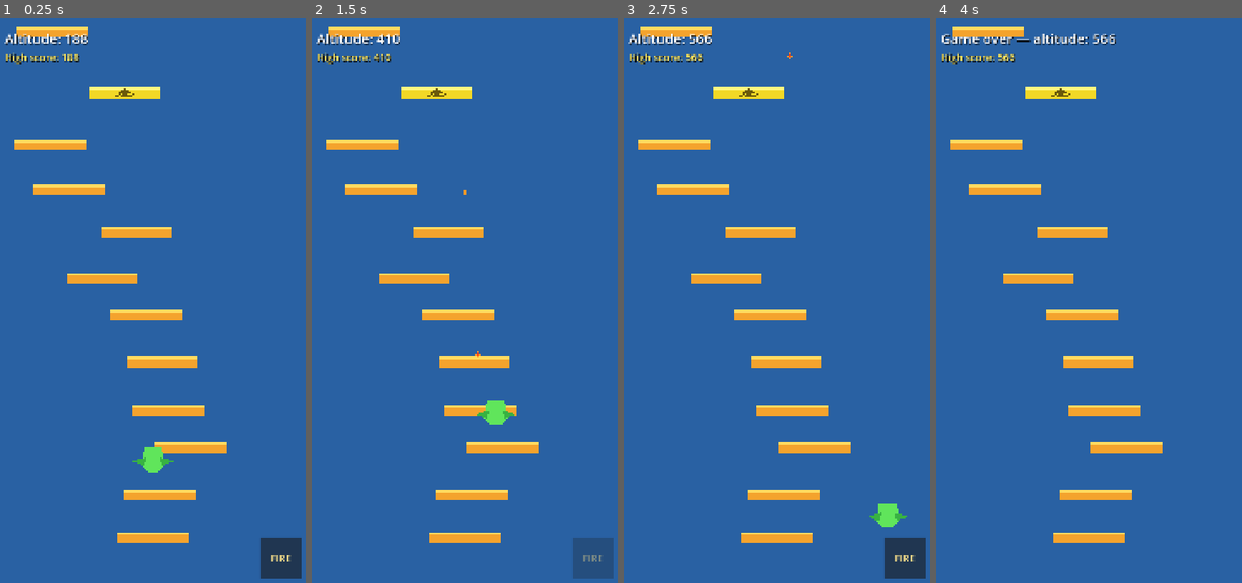
Above: before the commit, frames 1-4 (left to right).
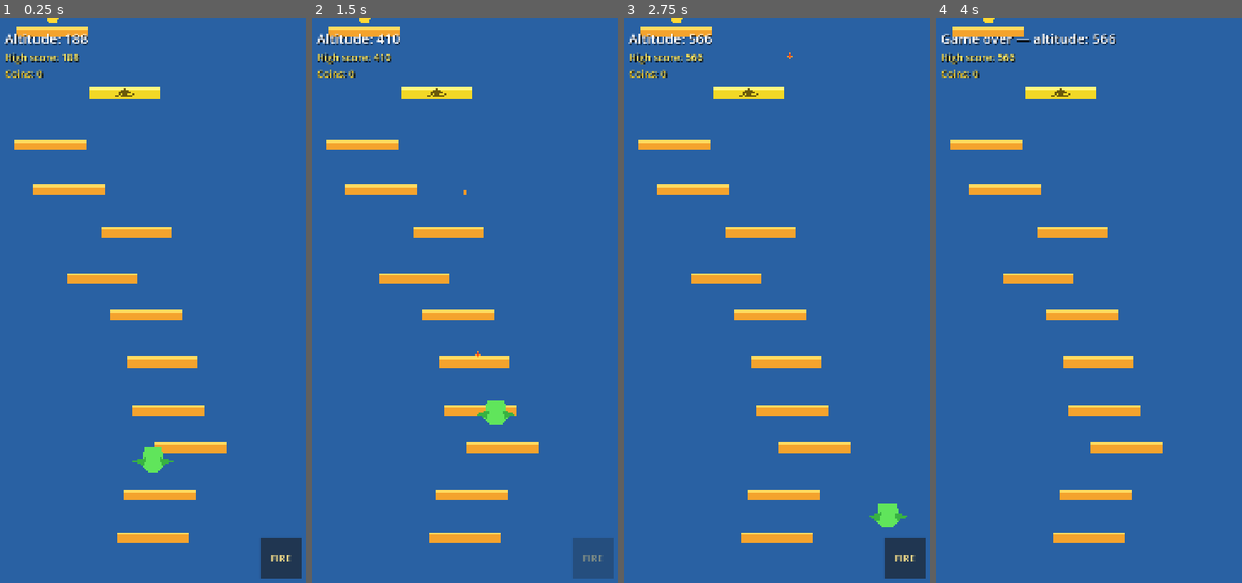
Above: after the commit, the same moments.

Repository: bugrackm/Dragon-Jump
Game: Godot game, scene res://scenes/Main.tscn
Same seed, same stepped clock (60 frames per second), same inputs: the game is played once before the commit and once after it.
Inputs (mouse positions are in pixels of both pictures, inside the frame that each line leads up to):
- Up to frame 1 (0.25 s): no input
- Up to frame 2 (1.5 s): click "FIRE" at 0.5 s; tap Enter at 1.25 s; move the mouse to (535, 277) at 1.27 s; hold Right (ui_right) from 1.28 s (still down); tap F at 1.35 s; click (535, 277) at 1.42 s
- Up to frame 3 (2.75 s): tap Space at 1.52 s; release Right (ui_right) at 2 s; drag from (712, 334) to (777, 68) at 2.02 s
- Up to frame 4 (4 s): move the mouse to (1122, 176) at 2.77 s; hold Right (ui_right) 2.78-3.5 s; tap F at 2.85 s; tap Space at 3.5 s; drag from (1073, 419) to (991, 215) at 3.52 s

The runs differ from the first frame. In frame 1, 0.2% of the frame differs, in the area x 1-20%, y 0-11%; in frame 2, 0.2%; in frame 3, 0.2%; in frame 4, 0.2%.

Commit message:
M2d-1: Coin economy + persistence
- CoinManager: own RNG (seed*7+3), platform coin spawns (40%), enemy drops (1-3 coins)
- Coin.gd + Coin.tscn: Area2D layer 8/mask 1, gold polygon, single-collection guard
- ProfileStore v2: total_coins, coins_changed signal, v1→v2 migration
- EnemyManager: enemy_destroyed signal, has_static_monster metadata exclusion
- HUD: CoinLabel with persistent coin counter
- Main: signal wiring, init order, camera update, game-over deactivation
- Fix: call_deferred on enemy drop spawn (physics flush error)

Codex implement: 40/40 acceptance checks PASS
Manual playtest: PASS (Xaden)
Godot headless: 0 errors, 0 warnings

Diff:
--- /dev/null
+++ b/scenes/Coin.tscn
@@ -0,0 +1,20 @@
+[gd_scene load_steps=3 format=3]
+
+[ext_resource type="Script" path="res://scripts/Coin.gd" id="1_coin"]
+
+[sub_resource type="CircleShape2D" id="CircleShape2D_coin"]
+radius = 14.0
+
+[node name="Coin" type="Area2D"]
+collision_layer = 8
+collision_mask = 1
+monitoring = true
+monitorable = true
+script = ExtResource("1_coin")
+
+[node name="CollisionShape2D" type="CollisionShape2D" parent="."]
+shape = SubResource("CircleShape2D_coin")
+
+[node name="CoinVisual" type="Polygon2D" parent="."]
+polygon = PackedVector2Array(20, 0, 18.4776, 7.65367, 14.1421, 14.1421, 7.65367, 18.4776, 0, 20, -7.65367, 18.4776, -14.1421, 14.1421, -18.4776, 7.65367, -20, 0, -18.4776, -7.65367, -14.1421, -14.1421, -7.65367, -18.4776, 0, -20, 7.65367, -18.4776, 14.1421, -14.1421, 18.4776, -7.65367)
+color = Color(1, 0.85, 0.2, 1)
--- a/scenes/HUD.tscn
+++ b/scenes/HUD.tscn
@@ -8,7 +8,7 @@
 
 [node name="MarginContainer" type="MarginContainer" parent="."]
 offset_right = 1080.0
-offset_bottom = 150.0
+offset_bottom = 210.0
 theme_override_constants/margin_left = 42
 theme_override_constants/margin_top = 36
 theme_override_constants/margin_right = 42
@@ -36,6 +36,15 @@
 theme_override_font_sizes/font_size = 34
 text = "High score: 0"
 
+[node name="CoinLabel" type="Label" parent="MarginContainer/Rows"]
+layout_mode = 2
+theme_override_colors/font_color = Color(1, 0.85, 0.2, 1)
+theme_override_colors/font_shadow_color = Color(0, 0, 0, 0.65)
+theme_override_constants/shadow_offset_x = 3
+theme_override_constants/shadow_offset_y = 3
+theme_override_font_sizes/font_size = 34
+text = "Coins: 0"
+
 [node name="FireButton" type="Button" parent="."]
 visible = false
 anchors_preset = 3
--- a/scenes/Main.tscn
+++ b/scenes/Main.tscn
@@ -14,6 +14,8 @@
 [ext_resource type="Script" path="res://scripts/enemies/EnemyManager.gd" id="12_enemy_manager"]
 [ext_resource type="PackedScene" path="res://scenes/enemies/Wyvern.tscn" id="13_wyvern"]
 [ext_resource type="PackedScene" path="res://scenes/enemies/StaticMonster.tscn" id="14_static_monster"]
+[ext_resource type="Script" path="res://scripts/CoinManager.gd" id="15_coin_manager"]
+[ext_resource type="PackedScene" path="res://scenes/Coin.tscn" id="16_coin"]
 
 [node name="Main" type="Node2D"]
 script = ExtResource("1_main")
@@ -34,6 +36,10 @@
 disappearing_platform_scene = ExtResource("10_disappearing")
 spring_platform_scene = ExtResource("11_spring")
 
+[node name="CoinManager" type="Node2D" parent="World"]
+script = ExtResource("15_coin_manager")
+coin_scene = ExtResource("16_coin")
+
 [node name="EnemyManager" type="Node2D" parent="World"]
 script = ExtResource("12_enemy_manager")
 wyvern_scene = ExtResource("13_wyvern")
--- /dev/null
+++ b/scripts/Coin.gd
@@ -0,0 +1,33 @@
+extends Area2D
+
+## Collectible wallet coin shared by platform spawns and enemy drops.
+
+signal coin_collected
+
+var _player: CharacterBody2D
+var _active := true
+var _collected := false
+
+
+func _ready() -> void:
+	body_entered.connect(_on_body_entered)
+
+
+func initialize(player: CharacterBody2D) -> void:
+	_player = player
+
+
+func set_active(is_active: bool) -> void:
+	_active = is_active
+	set_deferred("monitoring", _active and not _collected)
+
+
+func _on_body_entered(body: Node2D) -> void:
+	if not _active or _collected or body != _player:
+		return
+
+	_collected = true
+	_active = false
+	set_deferred("monitoring", false)
+	coin_collected.emit()
+	queue_free()
--- /dev/null
+++ b/scripts/CoinManager.gd
@@ -0,0 +1,147 @@
+extends Node2D
+
+## Owns an RNG-isolated stream of platform coins and enemy coin drops.
+
+signal coin_collected
+
+const SCREEN_WIDTH := 1080.0
+const SCREEN_HEIGHT := 1920.0
+const BOTTOM_FREE_BUFFER := 300.0
+const SAFE_PLATFORM_COUNT := 10
+const PLATFORM_COIN_CHANCE := 0.40
+const PLATFORM_COIN_OFFSET_Y := -48.0
+const DROP_MIN_COUNT := 1
+const DROP_MAX_COUNT := 3
+const DROP_SCATTER_X := 60.0
+const DROP_SCATTER_Y := 30.0
+const SCREEN_EDGE_MARGIN := 20.0
+
+const PLATFORM_TYPE_STATIC := &"static"
+const PLATFORM_TYPE_MOVING := &"moving"
+const PLATFORM_TYPE_SPRING := &"spring"
+
+@export var coin_scene: PackedScene
+
+var _coin_rng := RandomNumberGenerator.new()
+var _player: CharacterBody2D
+var _camera: Camera2D
+var _platform_manager: Node2D
+var _coins: Array[Area2D] = []
+var _active := false
+
+
+func initialize(
+		player: CharacterBody2D,
+		camera: Camera2D,
+		run_rng_seed: int,
+		platform_manager: Node2D
+) -> void:
+	_player = player
+	_camera = camera
+	_platform_manager = platform_manager
+	_coin_rng.seed = run_rng_seed * 7 + 3
+	_coins.clear()
+	_active = true
+
+	var callback := Callable(self, "_on_platform_spawned")
+	if not _platform_manager.is_connected("platform_spawned", callback):
+		# EnemyManager connects after CoinManager but handles the signal immediately.
+		# Deferring this callback lets it reserve static-monster platforms first.
+		_platform_manager.connect(
+			"platform_spawned",
+			callback,
+			Object.CONNECT_DEFERRED
+		)
+
+
+func update_for_camera(camera_y: float) -> void:
+	if not _active:
+		return
+
+	var free_line := camera_y + SCREEN_HEIGHT * 0.5 + BOTTOM_FREE_BUFFER
+	var world := get_parent()
+	var survivors: Array[Area2D] = []
+	for coin in _coins:
+		if not is_instance_valid(coin) or coin.is_queued_for_deletion():
+			continue
+		if coin.get_parent() == world and coin.global_position.y > free_line:
+			coin.queue_free()
+			continue
+		survivors.append(coin)
+	_coins = survivors
+
+
+func set_active(is_active: bool) -> void:
+	_active = is_active
+	for coin in _coins:
+		if is_instance_valid(coin) and not coin.is_queued_for_deletion():
+			coin.call("set_active", _active)
+
+
+func _on_platform_spawned(
+		platform: Node2D,
+		spawn_index: int,
+		platform_type: StringName,
+		_center: Vector2,
+		_travel_half_width: float
+) -> void:
+	if not _active or not is_instance_valid(platform):
+		return
+	if spawn_index <= SAFE_PLATFORM_COUNT:
+		return
+	if platform_type not in [
+		PLATFORM_TYPE_STATIC,
+		PLATFORM_TYPE_MOVING,
+		PLATFORM_TYPE_SPRING,
+	]:
+		return
+	if bool(platform.get_meta("has_static_monster", false)):
+		return
+	if _coin_rng.randf() >= PLATFORM_COIN_CHANCE:
+		return
+
+	var coin := _create_coin()
+	coin.position = Vector2(0.0, PLATFORM_COIN_OFFSET_Y)
+	platform.add_child(coin)
+
+
+func _on_enemy_destroyed(enemy_position: Vector2) -> void:
+	if not _active:
+		return
+
+	# Defer the actual spawn: enemy_destroyed fires from area_entered during
+	# physics flush, and adding a new Area2D in that window triggers
+	# "Can't change this state while flushing queries".
+	call_deferred("_spawn_enemy_drops", enemy_position)
+
+
+func _spawn_enemy_drops(enemy_position: Vector2) -> void:
+	if not _active:
+		return
+
+	var world := get_parent()
+	var drop_count := _coin_rng.randi_range(DROP_MIN_COUNT, DROP_MAX_COUNT)
+	for _drop_index in drop_count:
+		var coin := _create_coin()
+		world.add_child(coin)
+		coin.global_position = Vector2(
+			clampf(
+				enemy_position.x + _coin_rng.randf_range(-DROP_SCATTER_X, DROP_SCATTER_X),
+				SCREEN_EDGE_MARGIN,
+				SCREEN_WIDTH - SCREEN_EDGE_MARGIN
+			),
+			enemy_position.y + _coin_rng.randf_range(-DROP_SCATTER_Y, DROP_SCATTER_Y)
+		)
+
+
+func _create_coin() -> Area2D:
+	var coin := coin_scene.instantiate() as Area2D
+	coin.call("initialize", _player)
+	coin.connect("coin_collected", _on_coin_collected.bind(coin))
+	_coins.append(coin)
+	return coin
+
+
+func _on_coin_collected(coin: Area2D) -> void:
+	_coins.erase(coin)
+	coin_collected.emit()
--- a/scripts/HUD.gd
+++ b/scripts/HUD.gd
@@ -6,6 +6,7 @@
 
 @onready var score_label: Label = $MarginContainer/Rows/ScoreLabel
 @onready var high_score_label: Label = $MarginContainer/Rows/HighScoreLabel
+@onready var coin_label: Label = $MarginContainer/Rows/CoinLabel
 @onready var fire_button: Button = $FireButton
 
 var _fire_on_cooldown := false
@@ -22,6 +23,10 @@
 
 func set_high_score(value: int) -> void:
 	high_score_label.text = "High score: %d" % value
+
+
+func set_coins(value: int) -> void:
+	coin_label.text = "Coins: %d" % value
 
 
 func set_fire_cooldown(on_cooldown: bool) -> void:
--- a/scripts/Main.gd
+++ b/scripts/Main.gd
@@ -7,6 +7,7 @@
 @onready var run_session = $RunSession
 @onready var profile_store = $ProfileStore
 @onready var platform_manager = $World/PlatformManager
+@onready var coin_manager = $World/CoinManager
 @onready var enemy_manager = $World/EnemyManager
 @onready var player = $World/Player
 @onready var world: Node2D = $World
@@ -20,12 +21,16 @@
 	run_session.score_changed.connect(_on_score_changed)
 	run_session.game_over.connect(_on_game_over)
 	profile_store.high_score_changed.connect(hud.set_high_score)
+	profile_store.coins_changed.connect(hud.set_coins)
+	coin_manager.coin_collected.connect(_on_coin_collected)
+	enemy_manager.enemy_destroyed.connect(coin_manager._on_enemy_destroyed)
 	hud.fire_requested.connect(player.request_fire)
 	player.ability_controller.cooldown_changed.connect(hud.set_fire_cooldown)
 
 	_highest_camera_y = camera.position.y
 	player.initialize_abilities(world, enemy_manager, camera)
 	run_session.start_new_run(run_seed, player.global_position.y)
+	coin_manager.initialize(player, camera, run_session.rng_seed, platform_manager)
 	enemy_manager.initialize(run_session, platform_manager, player)
 	platform_manager.initialize(
 		run_session.rng,
@@ -36,6 +41,7 @@
 	)
 	hud.set_score(0)
 	hud.set_high_score(profile_store.high_score)
+	hud.set_coins(profile_store.total_coins)
 	hud.show_playing()
 	player.start_movement()
 
@@ -48,6 +54,7 @@
 	_follow_player_upward()
 	platform_manager.update_for_camera(camera.position.y)
 	enemy_manager.update_for_camera(camera.position.y)
+	coin_manager.update_for_camera(camera.position.y)
 
 	var camera_bottom := camera.position.y + get_viewport_rect().size.y * 0.5
 	# Tighter death line: 35% of screen below camera center.
@@ -72,6 +79,11 @@
 func _on_game_over(final_score: int) -> void:
 	player.stop_movement()
 	enemy_manager.set_active(false)
+	coin_manager.set_active(false)
 	profile_store.update_high_score(final_score)
 	hud.set_high_score(profile_store.high_score)
 	hud.show_game_over(final_score)
+
+
+func _on_coin_collected() -> void:
+	profile_store.add_coins(1)
--- a/scripts/ProfileStore.gd
+++ b/scripts/ProfileStore.gd
@@ -1,14 +1,17 @@
 extends Node
 
-## Stores the small amount of persistent M1 profile data in an INI-style file.
+## Stores persistent score and wallet data in an INI-style file.
 
 signal high_score_changed(new_high_score: int)
+signal coins_changed(new_total: int)
 
 const SAVE_PATH := "user://profile.cfg"
-const CURRENT_SCHEMA_VERSION := 1
+const CURRENT_SCHEMA_VERSION := 2
 const SECTION_PROFILE := "profile"
+const SECTION_ECONOMY := "economy"
 
 var high_score := 0
+var total_coins := 0
 var schema_version := CURRENT_SCHEMA_VERSION
 
 
@@ -29,15 +32,25 @@
 		save_profile()
 		return
 
-	schema_version = maxi(1, int(config.get_value(
+	var loaded_schema_version := maxi(1, int(config.get_value(
 		SECTION_PROFILE,
 		"schema_version",
-		CURRENT_SCHEMA_VERSION
+		1
 	)))
 	high_score = maxi(0, int(config.get_value(SECTION_PROFILE, "high_score", 0)))
+	if loaded_schema_version >= 2:
+		total_coins = maxi(0, int(config.get_value(
+			SECTION_ECONOMY,
+			"total_coins",
+			0
+		)))
+	else:
+		total_coins = 0
 
-	# M1 has one schema. A newer/older valid file is normalized on the next save.
 	schema_version = CURRENT_SCHEMA_VERSION
+	var economy_missing := not config.has_section_key(SECTION_ECONOMY, "total_coins")
+	if loaded_schema_version != CURRENT_SCHEMA_VERSION or economy_missing:
+		save_profile()
 
 
 func update_high_score(candidate_score: int) -> bool:
@@ -49,10 +62,17 @@
 	return save_profile()
 
 
+func add_coins(amount: int) -> void:
+	total_coins += amount
+	coins_changed.emit(total_coins)
+	save_profile()
+
+
 func save_profile() -> bool:
 	var config := ConfigFile.new()
 	config.set_value(SECTION_PROFILE, "schema_version", CURRENT_SCHEMA_VERSION)
 	config.set_value(SECTION_PROFILE, "high_score", high_score)
+	config.set_value(SECTION_ECONOMY, "total_coins", total_coins)
 
 	var error := config.save(SAVE_PATH)
 	if error != OK:
@@ -64,3 +84,4 @@
 func _reset_to_defaults() -> void:
 	schema_version = CURRENT_SCHEMA_VERSION
 	high_score = 0
+	total_coins = 0
--- a/scripts/enemies/EnemyManager.gd
+++ b/scripts/enemies/EnemyManager.gd
@@ -1,6 +1,8 @@
 extends Node2D
 
 ## Deterministically coordinates platform-owned monsters and flying wyverns.
+
+signal enemy_destroyed(enemy_position: Vector2)
 
 const SCREEN_WIDTH := 1080.0
 const SCREEN_HEIGHT := 1920.0
@@ -96,9 +98,16 @@
 
 
 func destroy_enemy(enemy: Area2D) -> void:
-	if is_instance_valid(enemy):
-		_enemies.erase(enemy)
-		enemy.queue_free()
+	if (
+		not is_instance_valid(enemy)
+		or enemy.is_queued_for_deletion()
+		or not _enemies.has(enemy)
+	):
+		return
+
+	_enemies.erase(enemy)
+	enemy_destroyed.emit(enemy.global_position)
+	enemy.queue_free()
 
 
 func _on_platform_spawned(
@@ -169,6 +178,7 @@
 	monster.position = Vector2(0.0, STATIC_MONSTER_OFFSET_Y)
 	monster.set_meta("enemy_type", &"static_monster")
 	monster.body_entered.connect(_on_enemy_body_entered)
+	platform.set_meta("has_static_monster", true)
 	platform.add_child(monster)
 	_enemies.append(monster)
 
Not shown: 1 places in scenes/Main.tscn that only renumber resources
